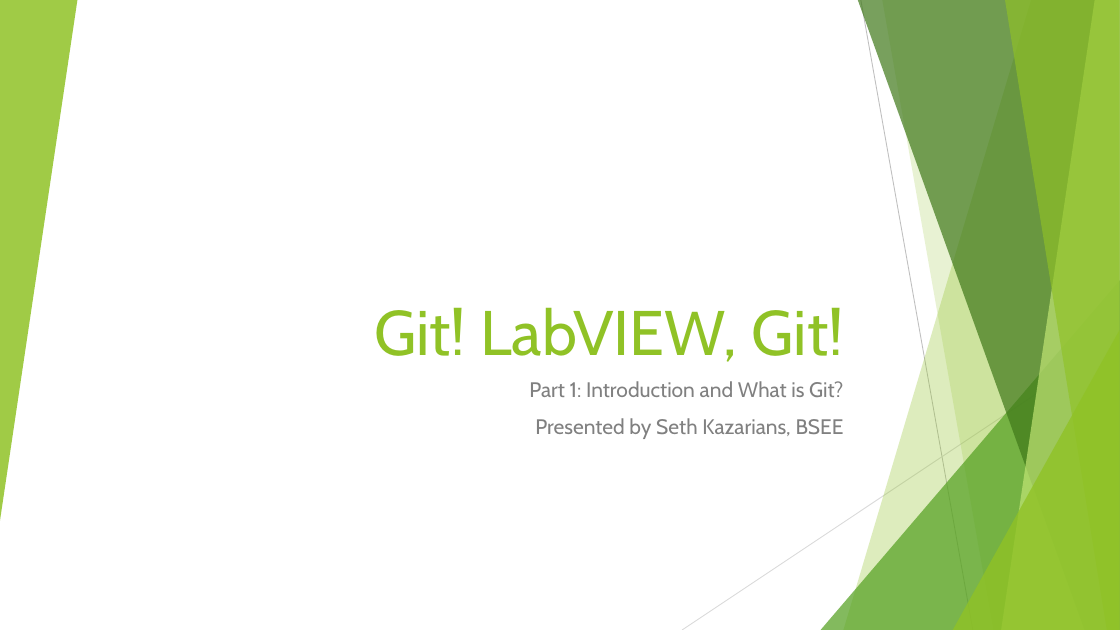
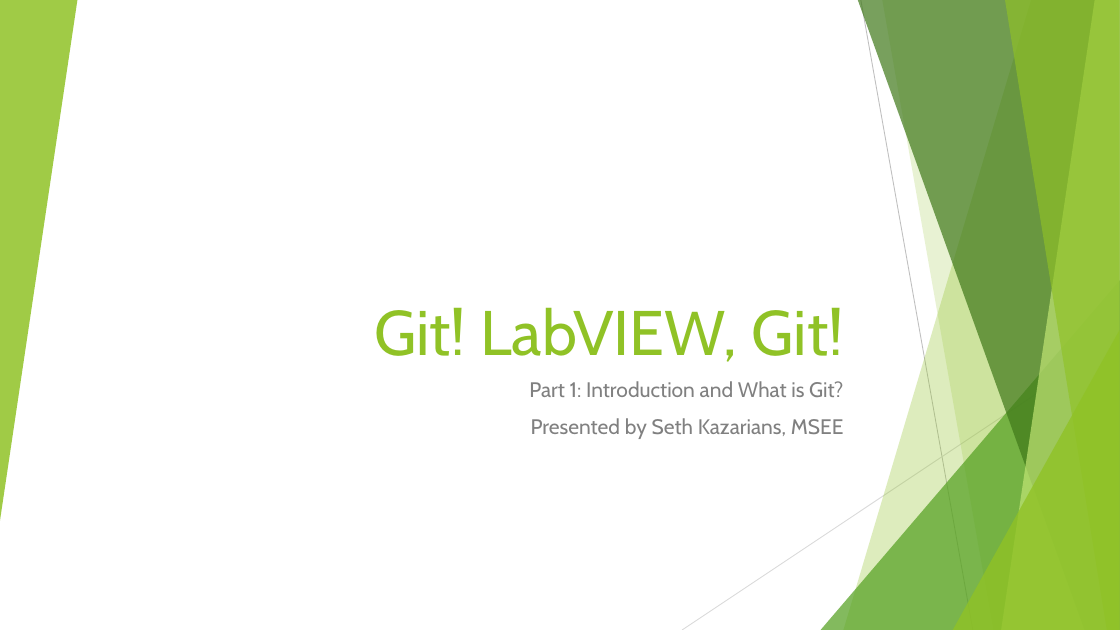
Before and after one commit to sethkaz/git-presentation, a slide deck: slide 1 of Git and LV.pptx. Drawn at 1120x630 pixels with LibreOffice and Linux fonts; fonts in the diff are those of the drawing. Boxes give left, top, right and bottom in pixels: in the first picture for what was removed or moved away, otherwise in the second. Text is boxed around its words. In the diff, an @@ line names an element or a change of style, - is before the commit and + after.

```diff
--- a/Git and LV.pptx
+++ b/Git and LV.pptx
@@ subtitle at (531, 418, 844, 439): text changed @@
-Presented by Seth Kazarians, BSEE
+Presented by Seth Kazarians, MSEE
```
Also in this commit, not shown: 2 other slides changed.
